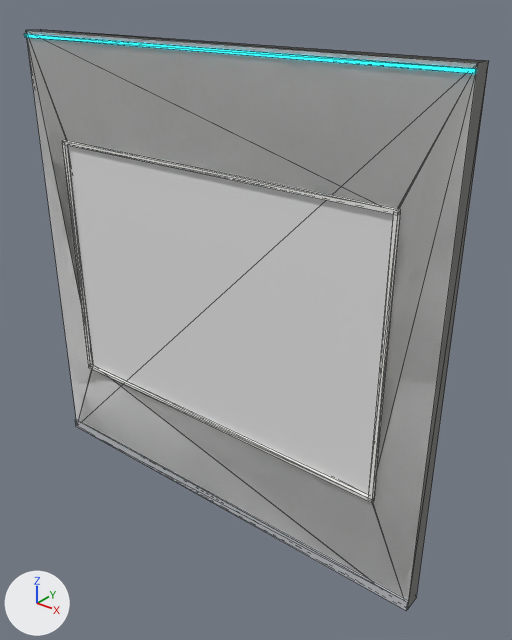
One commit to the glTF model internal/web/static/office/sets/modern/Arch_Wall_Window_4m.gltf: the scene before it, then after it.
Rendered twice from a 50 mm lens placed at (3.57, -3.84, 4.42), pointed at (0.31, 0.24, 1.89). Arrows for +X, +Y and +Z are at lower left; the lights stay in place. The older version comes first. Mesh edges are drawn as thin lines. Where no turn or scale is listed for an object, it has been applied to the vertices.

Objects in the first picture: 'Arch_Wall_Window_4m', 'Arch_Wall_Window_4m_COL'.
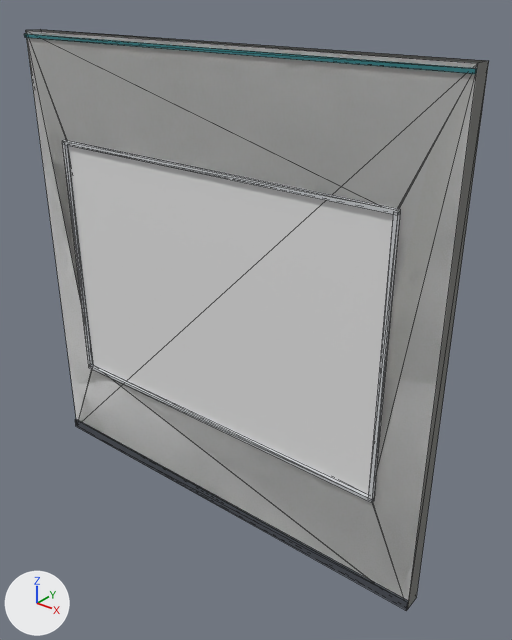
The change, as a diff of the scene's bpy script:
```diff
--- a/internal/web/static/office/sets/modern/Arch_Wall_Window_4m.gltf.py
+++ b/internal/web/static/office/sets/modern/Arch_Wall_Window_4m.gltf.py
@@ mat_rs_bodydark @@
 mat_rs_bodydark = principled_material('RS_BodyDark')
-mat_rs_bodydark.base_color = (0.552, 0.571, 0.604)  # light grey #c4c7cc
+mat_rs_bodydark.base_color = (0.0704, 0.0782, 0.0953)  # dark grey #4b4f57
 mat_rs_bodydark.roughness = 0.55
@@ mat_rs_neon_accent @@
 mat_rs_neon_accent = principled_material('RS_Neon_Accent')
-mat_rs_neon_accent.base_color = (0.0, 0.0, 0.0)  # black #000000
-mat_rs_neon_accent.emission_color = (0.016, 0.791, 1.0)  # cyan #22e6ff
-mat_rs_neon_accent.emission_strength = 1.5
+mat_rs_neon_accent.base_color = (0.0284, 0.212, 0.238)  # cyan #2f7f86
@@ mat_rs_body @@
 mat_rs_body = principled_material('RS_Body')
-mat_rs_body.base_color = (0.88, 0.88, 0.855)  # white #f1f1ee
+mat_rs_body.base_color = (0.624, 0.644, 0.672)  # light grey #cfd2d6
 mat_rs_body.roughness = 0.45
```

What differs and where, as boxes (x1, y1, x2, y2) in the pictures (512 x 640 px):
'Arch_Wall_Window_4m', recoloured, surface changed: (24, 30, 480, 611) in both
